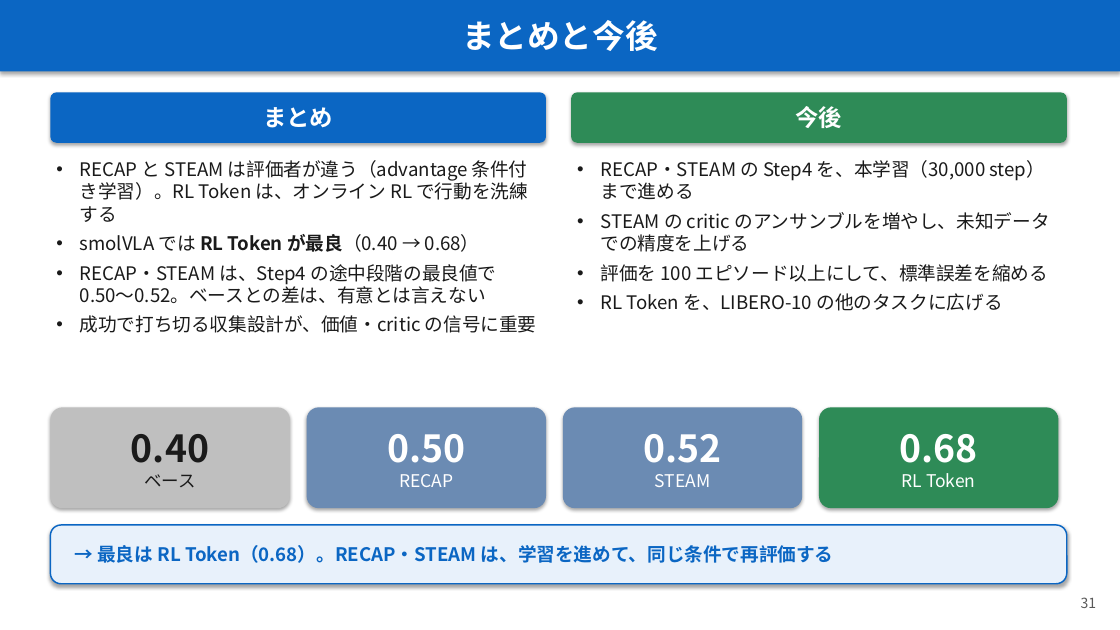
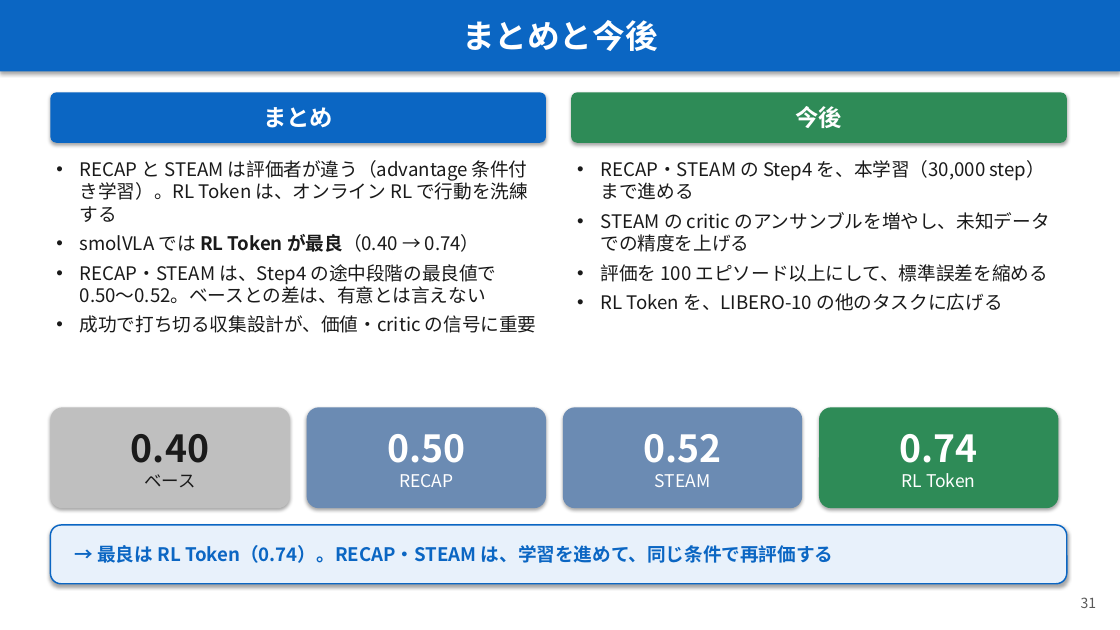
Before and after one commit to Junhand/libero_RL, a slide deck: slide 31 of docs/RECAP_STEAM_RLToken.pptx. Drawn at 1120x630 pixels with LibreOffice and Linux fonts; fonts in the diff are those of the drawing. Boxes give left, top, right and bottom in pixels: in the first picture for what was removed or moved away, otherwise in the second. Text is boxed around its words. In the diff, an @@ line names an element or a change of style, - is before the commit and + after.

```diff
--- a/docs/RECAP_STEAM_RLToken.pptx
+++ b/docs/RECAP_STEAM_RLToken.pptx
@@ text at <box>80,234,480,252</box>: text changed @@
-• smolVLA では RL Token が最良（0.40 → 0.68）
+• smolVLA では RL Token が最良（0.40 → 0.74）
@@ text in rounded rectangle at <box>900,434,978,463</box>: text changed @@
-0.68
+0.74
@@ text in rounded rectangle at <box>97,545,833,563</box>: text changed @@
-→ 最良は RL Token（0.68）。RECAP・STEAM は、学習を進めて、同じ条件で再評価する
+→ 最良は RL Token（0.74）。RECAP・STEAM は、学習を進めて、同じ条件で再評価する
```
Also in this commit, not shown: 8 other slides changed, 1 other file.
